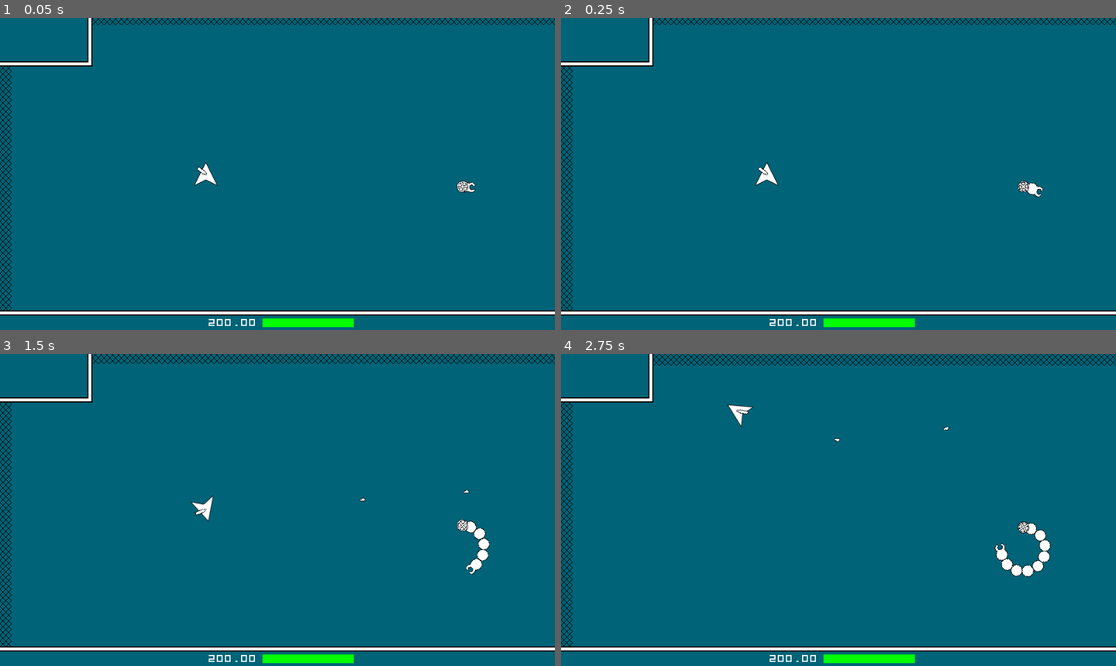
Above: before the commit, frames 1-4 (two rows, left to right).
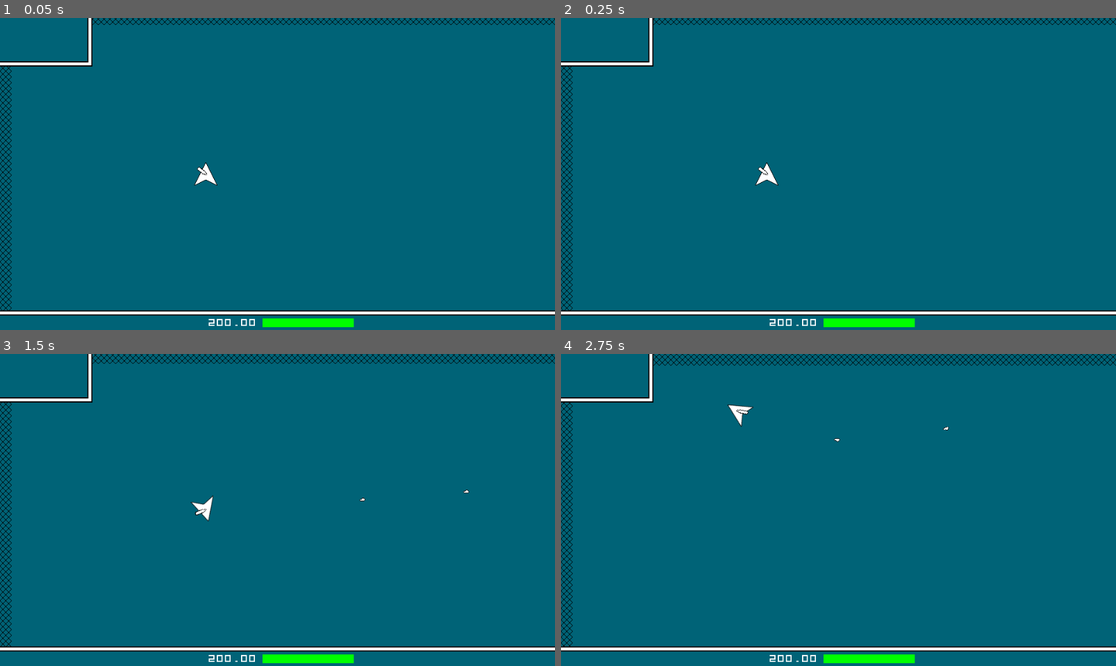
Above: after the commit, the same moments.

Repository: LangII/ProjectSpaceMiner
Game: Godot game, scene res://scenes/Main.tscn
Two runs of this game, one before a commit and one after it. Both use one fixed random seed, a clock stepped at 60 frames per second and the inputs below.
Inputs (mouse positions are in pixels of both pictures, inside the frame that each line leads up to):
- Up to frame 1 (0.05 s): no input
- Up to frame 2 (0.25 s): no input
- Up to frame 3 (1.5 s): move the mouse to (399, 494) at 0.52 s; press the mouse at (399, 494) at 0.53 s; hold D (right) 0.53-1.28 s; move the mouse to (166, 525) at 1.27 s; release the mouse at (166, 525) at 1.28 s; hold S (down) from 1.28 s (still down); tap T (test) at 1.35 s
- Up to frame 4 (2.75 s): move the mouse to (894, 441) at 2.02 s; release S (down) at 2.03 s; press the mouse at (894, 441) at 2.03 s; hold D (right) from 2.03 s (still down)

The runs differ from the first frame. In frame 1, 0.1% of the frame differs, in the area x 82-86%, y 52-56%; in frame 2, 0.1%; in frame 3, 0.4%; in frame 4, 0.7%, in the area x 78-89%, y 53-72%.

Commit message:
add enemy_02 generation

Diff:
--- a/scripts/EnemyGenLogic.gd
+++ b/scripts/EnemyGenLogic.gd
@@ -18,20 +18,23 @@
 
 onready var ENEMY_GEN_MAP = {
 	'ENEMY_01': {
-		'SWARM_ATTEMPTS_PER_BOTTOM_PERC': {
-#			1.00: {'MIN': 5, 'MAX': 10},
-#			0.50: {'MIN': 5, 'MAX': 10},
-#			0.25: {'MIN': 5, 'MAX': 10}
-
-			1.00: {'MIN': 10, 'MAX': 20},
-			0.50: {'MIN': 10, 'MAX': 20},
-#			0.25: {'MIN': 10, 'MAX': 20}
-
+		'SPAWN_ATTEMPTS_PER_BOTTOM_PERC': {
+			1.00: {'MIN': 5, 'MAX': 10},
+			0.50: {'MIN': 5, 'MAX': 10},
+			0.25: {'MIN': 5, 'MAX': 10}
 		},
-#		'WEIGHTED_COUNT_PER_SWARM': {'MIN': 2, 'MAX': 4},
-		'WEIGHTED_COUNT_PER_SWARM': {'MIN': 1, 'MAX': 3},
-		'WEIGHTED_HOME_RADIUS': {'MIN': 4, 'MAX': 10},  # by tile
-		'WEIGHTED_NEAR_COORDS_DIST': {'MIN': 2, 'MAX': 8}  # by tile
+		'NEAR_COORDS_DIST': {'MIN': 2, 'MAX': 8},  # by tile
+		'HOME_RADIUS': {'MIN': 4, 'MAX': 10},  # by tile
+		'COUNT_PER_SWARM': {'MIN': 2, 'MAX': 4},
+	},
+	'ENEMY_02': {
+		'SPAWN_ATTEMPTS_PER_BOTTOM_PERC': {
+			1.00: {'MIN': 2, 'MAX': 5},
+			0.50: {'MIN': 2, 'MAX': 5},
+			0.25: {'MIN': 2, 'MAX': 5},
+		},
+		'NEAR_COORDS_DIST': {'MIN': 4, 'MAX': 8},  # by tile
+		'SEGMENT_COUNT': {'MIN': 4, 'MAX': 20},
 	}
 }
 
@@ -42,8 +45,7 @@
 func genEnemy01s() -> void:
 
 	var gen_map = ENEMY_GEN_MAP['ENEMY_01']
-	var spawn_weight = util.getRandomFloat(0.0, 1.0)
-	var attempting_coords = getAttemptingCoords(gen_map['SWARM_ATTEMPTS_PER_BOTTOM_PERC'], spawn_weight)
+	var attempting_coords = getAttemptingCoords(gen_map['SPAWN_ATTEMPTS_PER_BOTTOM_PERC'])
 
 	var success_spawn_coords = []
 	for coord in attempting_coords:
@@ -51,10 +53,9 @@
 		var attempt_y = coord[0]
 		var attempt_x = coord[1]
 
-		var near_coords_dist = int(round(util.normalize(
-			spawn_weight, 0, 1, gen_map['WEIGHTED_NEAR_COORDS_DIST']['MIN'],
-			gen_map['WEIGHTED_NEAR_COORDS_DIST']['MAX']
-		)))
+		var near_coords_dist = util.getRandomInt(
+			gen_map['NEAR_COORDS_DIST']['MIN'], gen_map['NEAR_COORDS_DIST']['MAX']
+		)
 
 		var near_coords = getNearCoords(attempt_x, attempt_y, near_coords_dist)
 
@@ -63,14 +64,12 @@
 
 		success_spawn_coords += [[attempt_y, attempt_x]]
 
-		var count_per_swarm = int(round(util.normalize(
-			spawn_weight, 0, 1, gen_map['WEIGHTED_COUNT_PER_SWARM']['MIN'],
-			gen_map['WEIGHTED_COUNT_PER_SWARM']['MAX']
-		)))
-		var home_radius = int(round(util.normalize(
-			spawn_weight, 0, 1, gen_map['WEIGHTED_HOME_RADIUS']['MIN'],
-			gen_map['WEIGHTED_HOME_RADIUS']['MAX']
-		)))
+		var count_per_swarm = util.getRandomInt(
+			gen_map['COUNT_PER_SWARM']['MIN'], gen_map['COUNT_PER_SWARM']['MAX']
+		)
+		var home_radius = util.getRandomInt(
+			gen_map['HOME_RADIUS']['MIN'], gen_map['HOME_RADIUS']['MAX']
+		)
 
 		setEnemy01Swarm(attempt_x, attempt_y, count_per_swarm, home_radius)
 		setMiniTileMapEnemyPos(attempt_x, attempt_y)
@@ -78,26 +77,66 @@
 
 func genEnemy02s() -> void:
 
-	for gen_data in [
-		{'segment_count': 20, 'start_pos': Vector2(800, 300)},
-#		{'segment_count': 10, 'start_pos': Vector2(800, 1100)}
-	]:
+	var gen_map = ENEMY_GEN_MAP['ENEMY_02']
+	var attempting_coords = getAttemptingCoords(gen_map['SPAWN_ATTEMPTS_PER_BOTTOM_PERC'])
+
+	var success_spawn_coords = []
+	for coord in attempting_coords:
+
+		var attempt_y = coord[0]
+		var attempt_x = coord[1]
+
+		var near_coords_dist = util.getRandomInt(
+			gen_map['NEAR_COORDS_DIST']['MIN'], gen_map['NEAR_COORDS_DIST']['MAX']
+		)
+
+		var near_coords = getNearCoords(attempt_x, attempt_y, near_coords_dist)
+
+		if isNearSolidTiles(near_coords):  continue
+		if isTooCloseToOtherSpawn(near_coords, success_spawn_coords):  continue
+
+		success_spawn_coords += [[attempt_y, attempt_x]]
+
+		var segment_count = util.getRandomInt(
+			gen_map['SEGMENT_COUNT']['MIN'], gen_map['SEGMENT_COUNT']['MAX']
+		)
+
+		var enemy_pos = Vector2(attempt_x * tile_map.cell_size[0], attempt_y * tile_map.cell_size[0])
 
 		var enemy_inst = enemy_02.instance()
+		_enemies_.add_child(enemy_inst)
+		enemy_inst.global_position = enemy_pos
+		enemy_inst.init(segment_count)
 
-		_enemies_.add_child(enemy_inst)
+		setMiniTileMapEnemyPos(attempt_x, attempt_y)
 
-		# looks like global position needs to be set before calling init()
-		enemy_inst.global_position = gen_data['start_pos']
+#		var enemy_inst = enemy_01.instance()
+#		enemy_inst.global_position = enemy_pos
+#		enemy_inst.HOME_POS = enemy_pos
+#		enemy_inst.HOME_RADIUS_BY_TILE = _home_radius_tile
+#		_enemies_.add_child(enemy_inst)
 
-		enemy_inst.init(gen_data['segment_count'])
+
+#	for gen_data in [
+#		{'segment_count': 20, 'start_pos': Vector2(800, 300)},
+##		{'segment_count': 10, 'start_pos': Vector2(800, 1100)}
+#	]:
+#
+#		var enemy_inst = enemy_02.instance()
+#
+#		_enemies_.add_child(enemy_inst)
+#
+#		# looks like global position needs to be set before calling init()
+#		enemy_inst.global_position = gen_data['start_pos']
+#
+#		enemy_inst.init(gen_data['segment_count'])
 
 
 
 ####################################################################################################
 
 
-func getAttemptingCoords(_per_bottom_perc_dict:Dictionary, _weight) -> Array:
+func getAttemptingCoords(_per_bottom_perc_dict:Dictionary) -> Array:
 	var attempting_coords = []
 	for perc in _per_bottom_perc_dict.keys():
 		var attempts_count = util.getRandomInt(
@@ -147,3 +186,6 @@
 		enemy_inst.HOME_POS = enemy_pos
 		enemy_inst.HOME_RADIUS_BY_TILE = _home_radius_tile
 		_enemies_.add_child(enemy_inst)
+
+
+#func setEnemy02() -> void:
--- a/scripts/Gameplay.gd
+++ b/scripts/Gameplay.gd
@@ -33,7 +33,7 @@
 #onready var SEED = util.rng.randi()
 #onready var SEED = hash('bender rules')
 #onready var SEED = 4057731354
-onready var SEED = 993845567
+onready var SEED = 2926405890
 
 var tile_map_logic = null
 var tile_map = null
@@ -119,7 +119,7 @@
 	enemy_gen_logic = load(ENEMY_GEN_LOGIC_SCN_REF).instance()
 	add_child(enemy_gen_logic)
 
-#	enemy_gen_logic.genEnemy01s()
+	enemy_gen_logic.genEnemy01s()
 	enemy_gen_logic.genEnemy02s()
 
 
